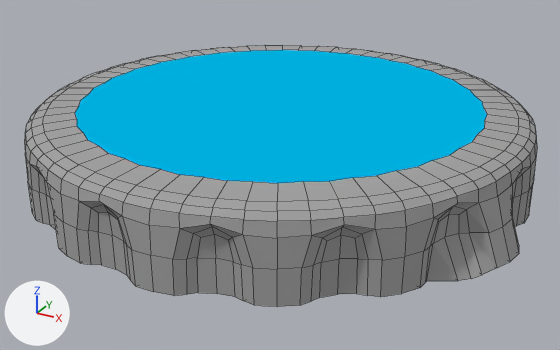
Renders of the Blender file Assets/Art/Models/Environment/BLEND_Environment_BottleCap.blend from each side of a commit.
The view is the same before and after, from a 50 mm lens placed at (0.0188, -0.0343, 0.015), pointed at (0.0004, -0.0008, -0.0017). Arrows for +X, +Y and +Z are at lower left; the lights stay in place. Mesh edges are drawn as thin lines.
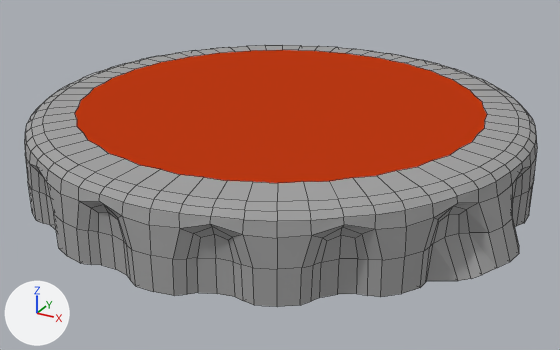
Where the change shows, as pixel boxes [x1, y1, x2, y2] in the pictures (560 x 350 px):
'Cylinder', recoloured (cyan to orange): [72, 47, 490, 187] in both

The change, as a diff of the scene's bpy script:
```diff
--- a/Assets/Art/Models/Environment/BLEND_Environment_BottleCap.blend.py
+++ b/Assets/Art/Models/Environment/BLEND_Environment_BottleCap.blend.py
@@ mat_bottelcapsticker @@
 mat_bottelcapsticker = diffuse_material('BottelCapSticker')
-mat_bottelcapsticker.base_color = (0.0, 0.469, 0.8)  # cyan #00b6e7
+mat_bottelcapsticker.base_color = (0.521, 0.0423, 0.0075)  # orange #bf3a15
```
